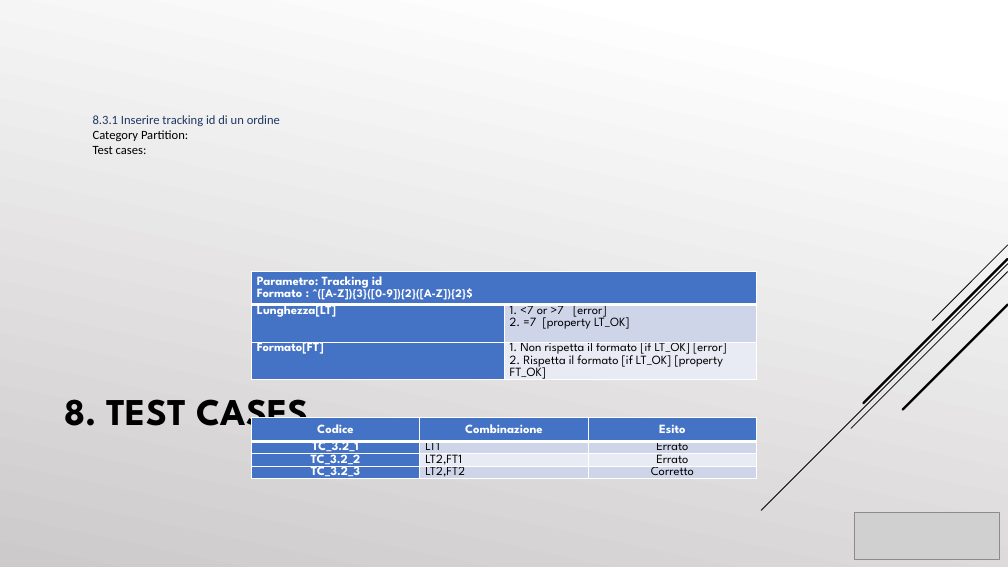
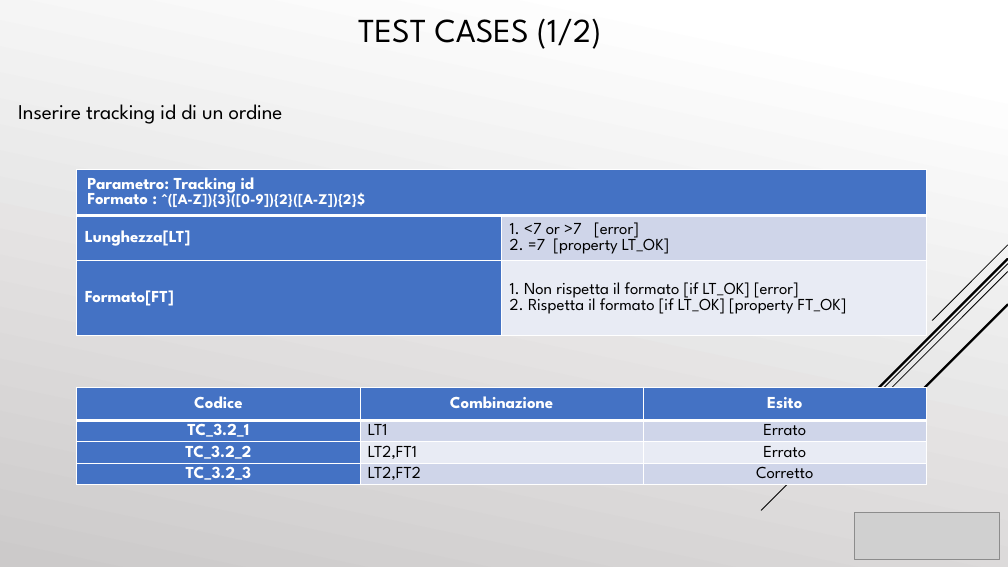
Before and after one commit to cosimob28/GamesHub, a slide deck: slide 51 of Work in progress/Presentazione/GamesHub.pptx (slide 49 before the commit). Drawn at 1008x567 pixels with LibreOffice and Linux fonts; fonts in the diff are those of the drawing; grey boxes stand for pictures. Boxes give left, top, right and bottom in pixels: in the first picture for what was removed or moved away, otherwise in the second. Text is boxed around its words. In the diff, an @@ line names an element or a change of style, - is before the commit and + after.

```diff
--- a/Work in progress/Presentazione/GamesHub.pptx
+++ b/Work in progress/Presentazione/GamesHub.pptx
@@ text added at box(358, 18, 602, 49), 32 pt, text #000000 @@
+TEST CASES (1/2)
@@ text at box(18, 104, 283, 124): text changed; size 12 to 20 pt; font Calibri to League Spartan; text colour #1F3763 to #000000 @@
-8.3.1 Inserire tracking id di un ordine
-Category Partition:
-Test cases:
+Inserire tracking id di un ordine
@@ table at box(77, 169, 927, 343) @@
@@ size 12 to 16 pt in "Parametro: Tracking id", "Formato :", "Lunghezza[LT]", "1. <7 or >7 [error]" and 4 more places @@
@@ size 11 to 14 pt in "^([A-Z]){3}([0-9]){2}([A-Z]){2}$" @@
@@ table: place and size @@
-table at box(251, 271, 756, 406)
+table at box(77, 169, 927, 343)
@@ table at box(77, 388, 928, 485) @@
@@ size 12 to 16 pt @@
@@ table: place and size @@
-table at box(251, 418, 757, 488)
+table at box(77, 388, 928, 485)
@@ title removed at box(64, 399, 308, 437) @@
-8. TEST CASES
```
Also in this commit, not shown: 44 other slides changed, 8 slides added, 5 slides removed.
